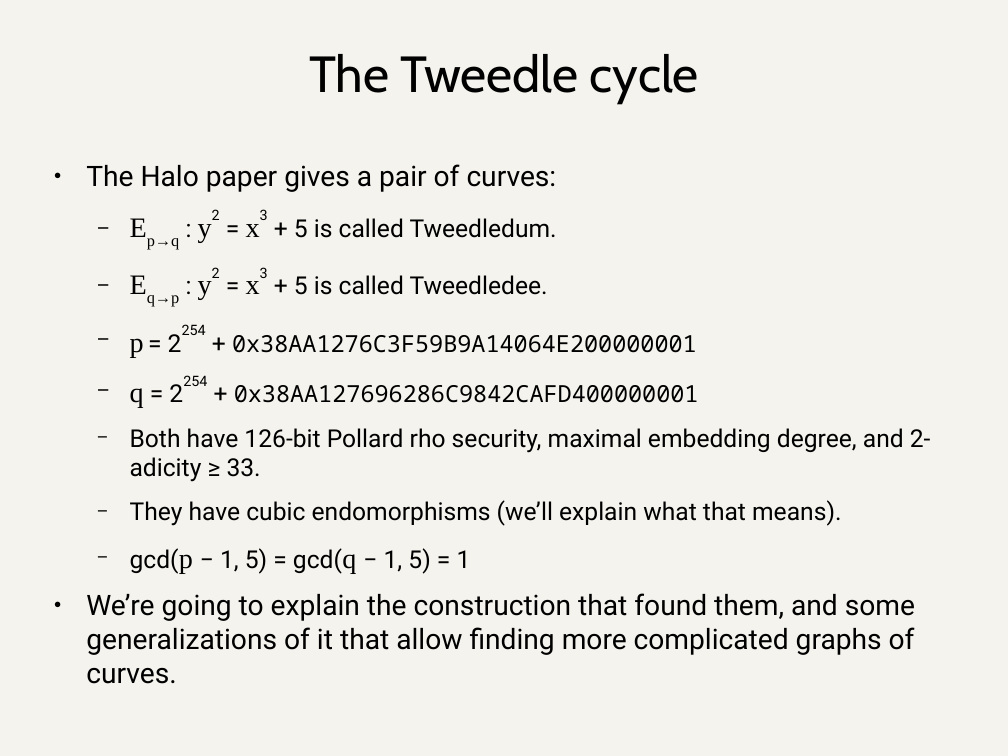
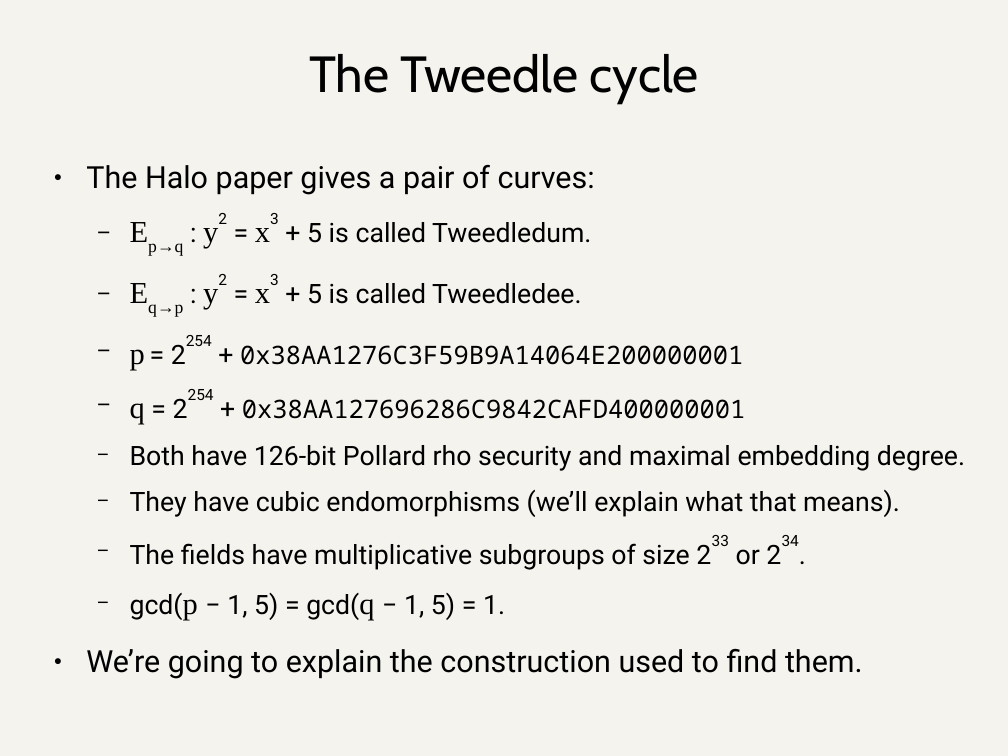
Before and after one commit to daira/halographs, a slide deck: slide 49 of deepdive.odp. Drawn at 1008x756 pixels with LibreOffice and Linux fonts; fonts in the diff are those of the drawing. Boxes give left, top, right and bottom in pixels: in the first picture for what was removed or moved away, otherwise in the second. Text is boxed around its words. In the diff, an @@ line names an element or a change of style, - is before the commit and + after.

```diff
--- a/deepdive.odp
+++ b/deepdive.odp
@@ text at (86,165,900,517): size 22.2 to 24 pt in "The Halo paper gives a pair of ...", "Ep→q y2 x3", "Eq→p y2 x3", "p" and 1 more places; size 19.4 to 21 pt in ": y2 = x3 + 5 is ...", ": y2 = x3 + 5 is ...", "= 2254 +", "= 2254 +" and 1 more places; size 18.5 to 20 pt in "0x38AA1276C3F59B9A14064E200000001", "0x38AA127696286C9842CAFD400000001" @@
@@ text at (130,445,965,471): text changed; size 19.4 to 21 pt @@
-  − Both have 126-bit Pollard rho security, maximal embedding degree, and 2-adicity ≥ 33.
+  − Both have 126-bit Pollard rho security and maximal embedding degree.
@@ text at (86,543,863,679): text changed; size 22.2 to 21 pt @@
-  − gcd(p − 1, 5) = gcd(q − 1, 5) = 1
-● We’re going to explain the construction that found them, and some generalizations of it that allow finding more complicated graphs of curves.
+  − The fields have multiplicative subgroups of size 233 or 234.
+  − gcd(p − 1, 5) = gcd(q − 1, 5) = 1.
+● We’re going to explain the construction used to find them.
```
Also in this commit, not shown: 17 other slides changed, 1 other file.
